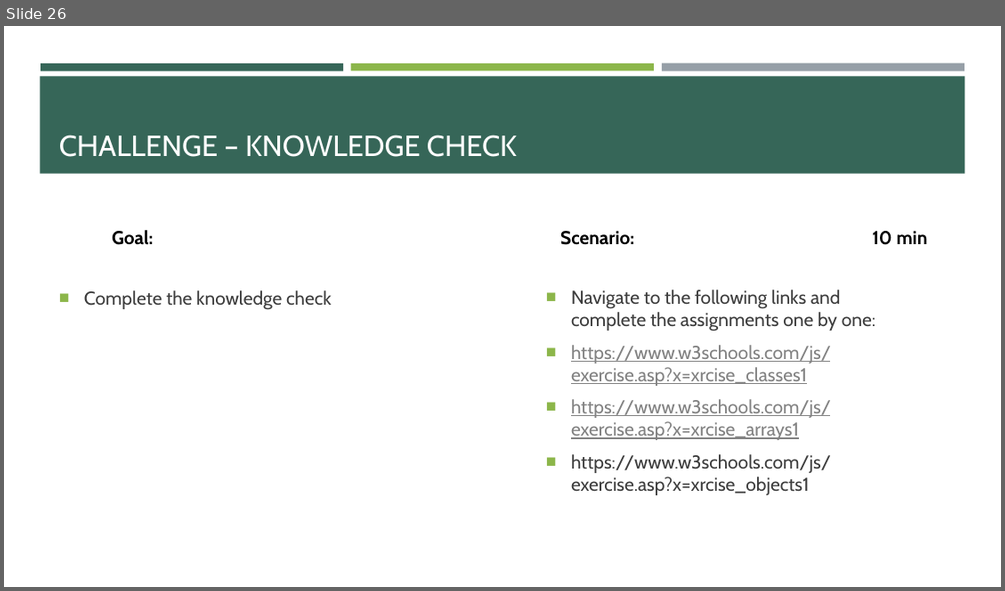
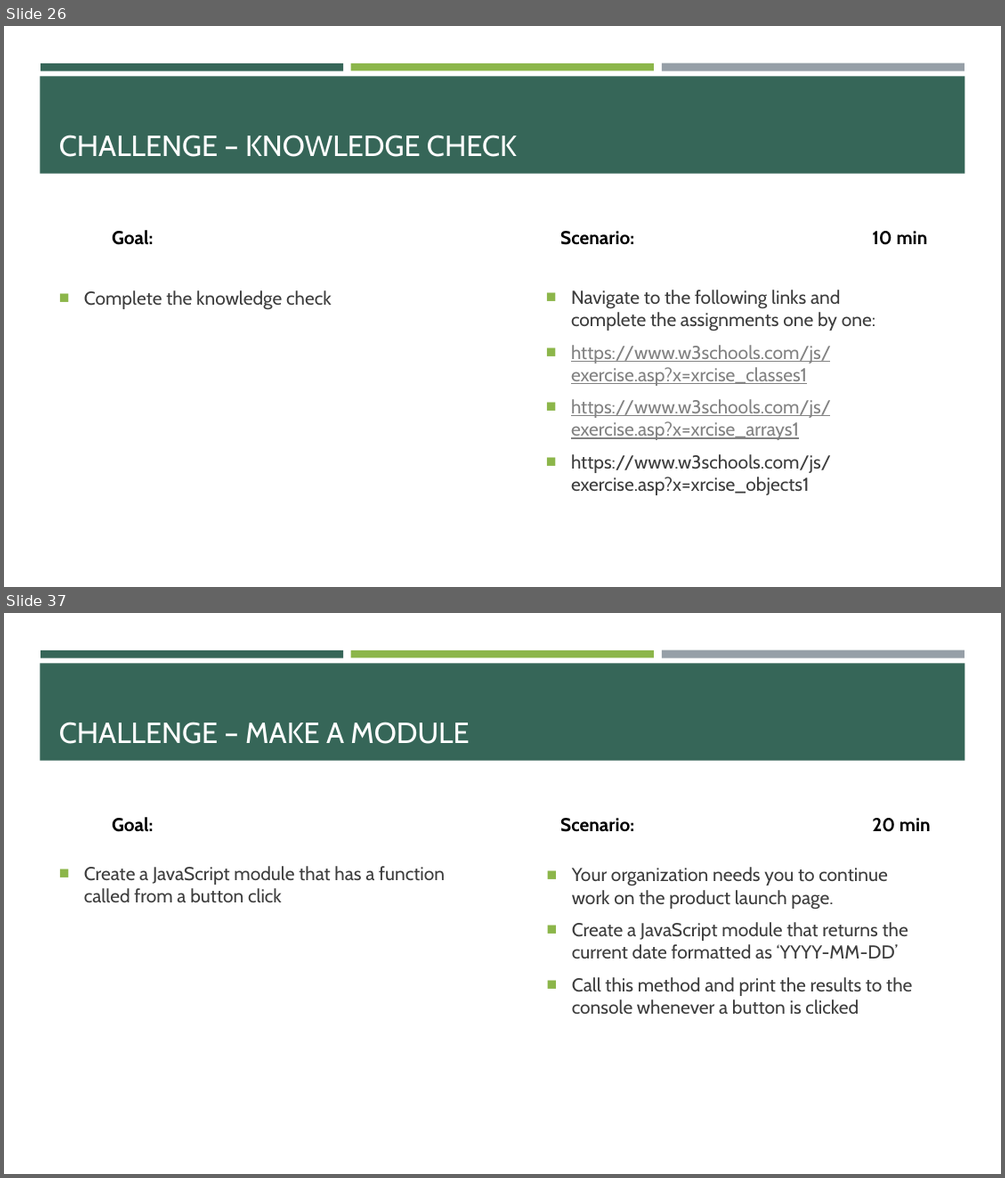
Before and after one commit to e-m-wilson/SNOW, a slide deck: Week_1/004-JavaScript/JavaScript.pptx. Shown one above the other, each under a label of ours: slide 26 before the commit, slides 26 and 37 after it; the slides between them are not shown. The pictures are 1005x591 and 1005x1178 pixels, drawn with LibreOffice and Linux fonts; fonts in the diff are those of the drawing. Boxes give left, top, right and bottom in pixels: in the first picture for what was removed or moved away, otherwise in the second. Text is boxed around its words. In the diff, an @@ line names an element or a change of style, - is before the commit and + after.

```diff
--- a/Week_1/004-JavaScript/JavaScript.pptx
+++ b/Week_1/004-JavaScript/JavaScript.pptx
@@ slide 37 added at (4, 613, 1001, 1174), background #FFFFFF; not listed: 4 template elements that a slide beside it also shows @@
@@ title added at (59, 722, 469, 744), 28 pt, text #FFFFFF @@
+CHALLENGE – MAKE A MODULE
@@ text added at (112, 817, 153, 832), 18 pt, text #000000, bold @@
+Goal:
@@ text added at (560, 818, 930, 832), 18 pt, text #000000, bold @@
+Scenario: 20 min
@@ text added at (84, 866, 445, 902), 18 pt, text #3D3D3D @@
+■ Create a JavaScript module that has a function called from a button click
@@ text added at (572, 867, 912, 1013), 18 pt, text #3D3D3D @@
+■ Your organization needs you to continue work on the product launch page.
+■ Create a JavaScript module that returns the current date formatted as ‘YYYY-MM-DD’
+■ Call this method and print the results to the console whenever a button is clicked
```
Also in this commit, not shown: 1 slide changed, 20 other slides added, 1 other file.
